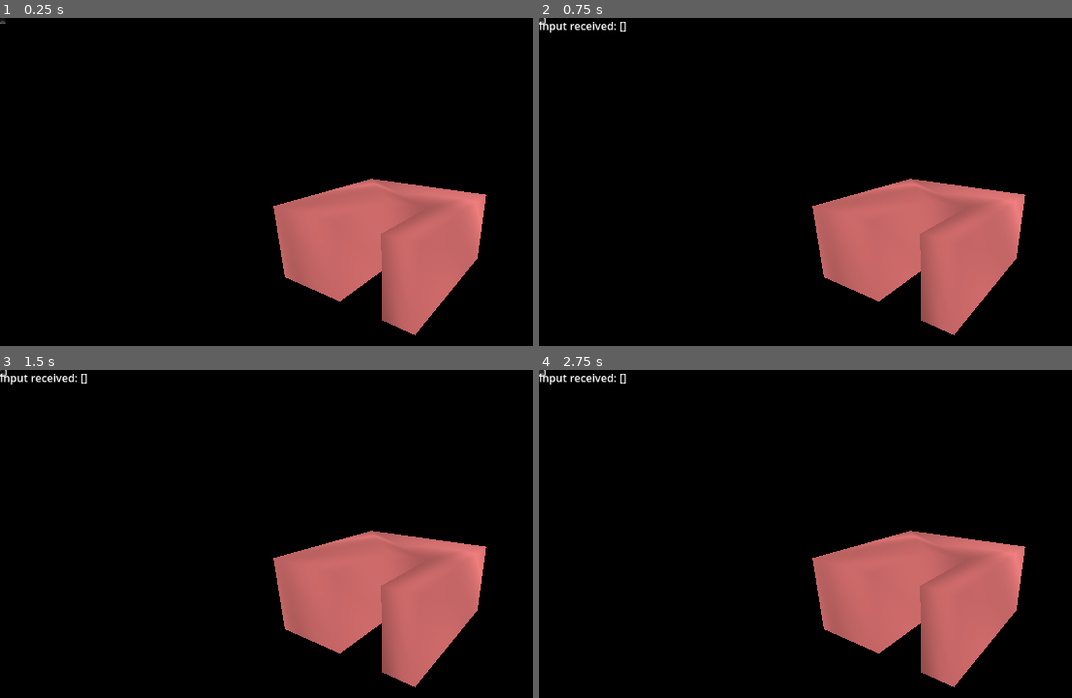
Above: before the commit, frames 1-4 (two rows, left to right).
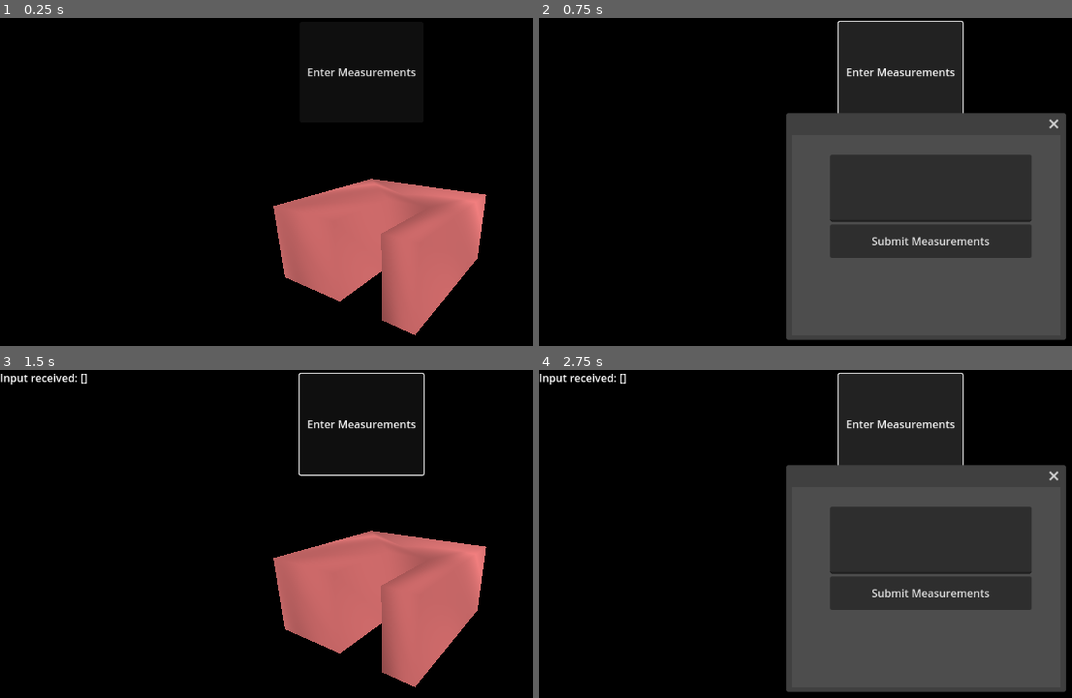
Above: after the commit, the same moments.

Repository: snguyenuno021/Team1_Capstone
Game: Godot game, scene res://House.tscn
The game is run twice, just before and just after one commit, with the same random seed, the same clock (stepped at 60 frames per second) and the same inputs.
Inputs (mouse positions are in pixels of both pictures, inside the frame that each line leads up to; where the layout moved, square brackets give the same spot in the first picture):
- Up to frame 1 (0.25 s): no input
- Up to frame 2 (0.75 s): click (901, 73) [544, 21] at 0.5 s
- Up to frame 3 (1.5 s): click (394, 593) at 1.25 s, where only the run after the commit has a clickable "Submit Measurements"
- Up to frame 4 (2.75 s): click (901, 425) [544, 373] at 2 s

The runs differ from the first frame. In frame 1, 0.3% of the frame differs, in the area x 0-78%, y 0-18%; in frame 2, 43%, in the area x 0-99%, y 0-99%; in frame 3, 0.8%; in frame 4, 43%.

Commit message:
Readable UI

Diff:
--- a/House.tscn
+++ b/House.tscn
@@ -37,14 +37,37 @@
 offset_bottom = 40.0
 script = ExtResource("1_xm50o")
 
-[node name="SideInputTextEdit" type="TextEdit" parent="Control"]
-offset_right = 8.0
-offset_bottom = 8.0
-
 [node name="SubmitButton" type="Button" parent="Control"]
-offset_right = 8.0
-offset_bottom = 8.0
+custom_minimum_size = Vector2(150, 150)
+layout_mode = 0
+offset_left = 446.0
+offset_top = 6.0
+offset_right = 630.0
+offset_bottom = 156.0
+text = "Enter Measurements"
 
 [node name="OutputLabel" type="Label" parent="Control"]
+layout_mode = 0
 offset_right = 40.0
 offset_bottom = 23.0
+
+[node name="InputPopup" type="Window" parent="Control"]
+size = Vector2i(400, 300)
+
+[node name="VBoxContainer" type="VBoxContainer" parent="Control/InputPopup"]
+custom_minimum_size = Vector2(300, 300)
+offset_left = 57.0
+offset_top = 30.0
+offset_right = 357.0
+offset_bottom = 330.0
+
+[node name="SideInputTextEdit" type="TextEdit" parent="Control/InputPopup/VBoxContainer"]
+custom_minimum_size = Vector2(100, 100)
+layout_mode = 2
+text = "
+"
+
+[node name="OkButton" type="Button" parent="Control/InputPopup/VBoxContainer"]
+custom_minimum_size = Vector2(50, 50)
+layout_mode = 2
+text = "Submit Measurements"
--- a/UI Godot.gd
+++ b/UI Godot.gd
@@ -1,48 +1,58 @@
 extends Control
 
-# Define a signal to pass the processed side lengths to the backend.
+# Signal to send side lengths to backend
 signal sides_input(side_lengths)
 
-# Node references.
-@onready var side_input: TextEdit = $SideInputTextEdit
+# Main UI nodes
 @onready var submit_button: Button = $SubmitButton
 @onready var output_label: Label = $OutputLabel
 
+# Popup UI nodes
+@onready var input_popup: Window = $InputPopup
+@onready var side_input: TextEdit = $InputPopup/VBoxContainer/SideInputTextEdit
+@onready var ok_button: Button = $InputPopup/VBoxContainer/OkButton
+
 func _ready():
-	# Connect the button's pressed signal to our handler.
-	submit_button.pressed.connect(_on_submit_pressed)
+	# Connect buttons
+	submit_button.pressed.connect(_on_submit_button_pressed)
+	ok_button.pressed.connect(_on_ok_button_pressed)
+	input_popup.close_requested.connect(_on_input_popup_close_requested)
 
-func _on_submit_pressed():
-	# Retrieve raw text input (batch input of side lengths).
+	# Ensure popup starts hidden
+	input_popup.hide()
+
+func _on_submit_button_pressed():
+	# Clear previous input and show popup
+	side_input.text = ""
+	input_popup.popup_centered()
+
+func _on_ok_button_pressed():
 	var raw_text: String = side_input.text
+	raw_text = raw_text.replace("\r", "")  # Normalize for Windows line endings
 
-	# Process the raw input: convert the text into an array of side lengths.
 	var side_lengths: Array = _parse_side_lengths(raw_text)
 
-	# Display a message indicating the input was received.
 	output_label.text = "Input received: " + str(side_lengths)
-
-	# Emit the signal with the side lengths.
 	emit_signal("sides_input", side_lengths)
 
-	# (Optionally, print the input to console for debugging.)
-	print("Frontend collected side lengths: ", side_lengths)
+	input_popup.hide()  # Hide popup after confirming
 
-# Helper function to parse a string of side lengths.
+func _on_input_popup_close_requested():
+	input_popup.hide()  # Handle clicking the "X" in the popup title bar
+
 func _parse_side_lengths(input_text: String) -> Array:
 	var side_values = []
-	# First, split the input by newline (to handle one value per line).
-	var lines: Array = input_text.split("\n", true)
+	var lines = input_text.split("\n")
+
 	for line in lines:
 		line = line.strip_edges()
 		if line != "":
-			# Further split by commas if present.
 			if line.find(",") != -1:
-				var tokens: Array = line.split(",", true)
-				for token in tokens:
+				for token in line.split(","):
 					token = token.strip_edges()
-					if token != "":
+					if token.is_valid_float():
 						side_values.append(float(token))
-			else:
+			elif line.is_valid_float():
 				side_values.append(float(line))
+
 	return side_values
